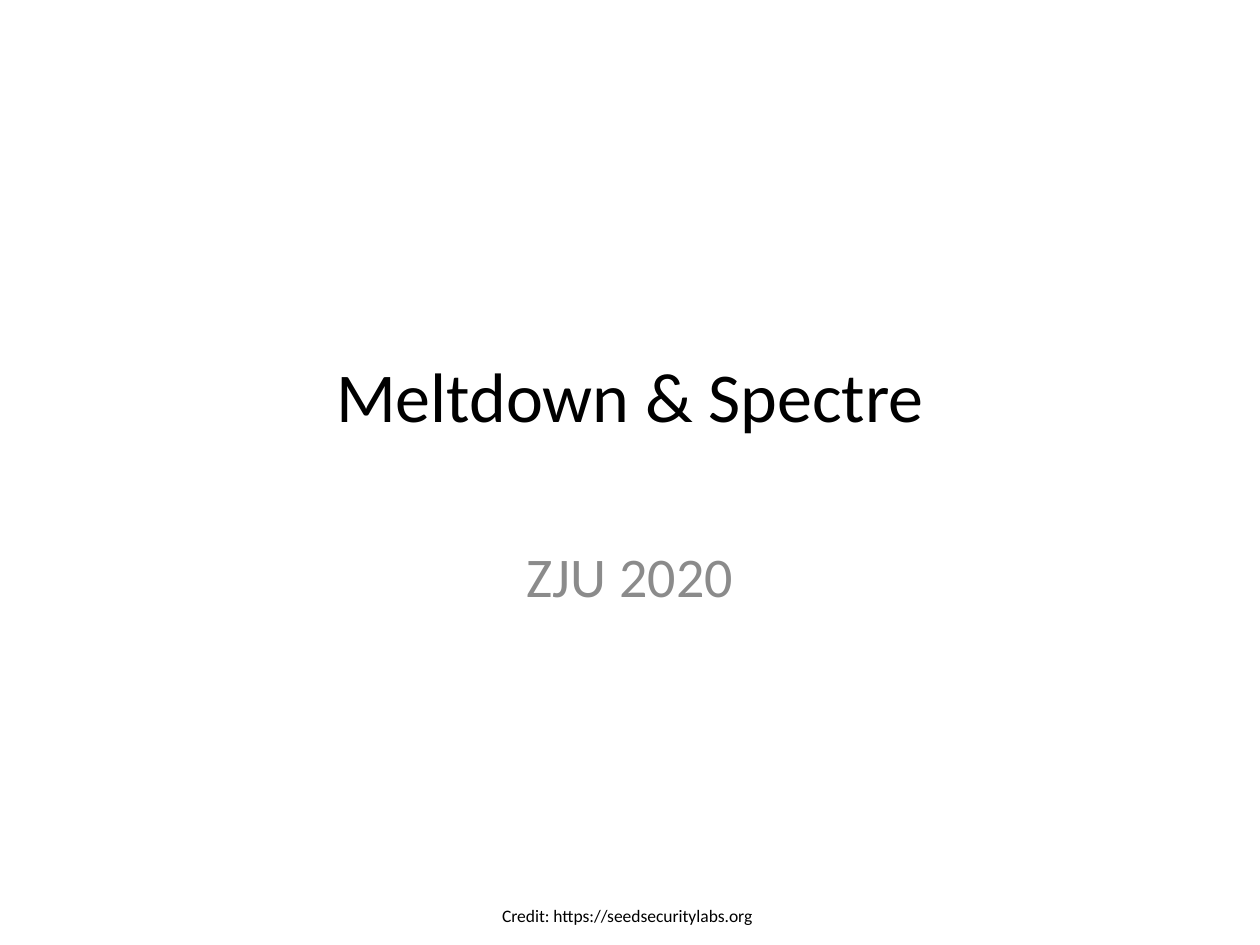
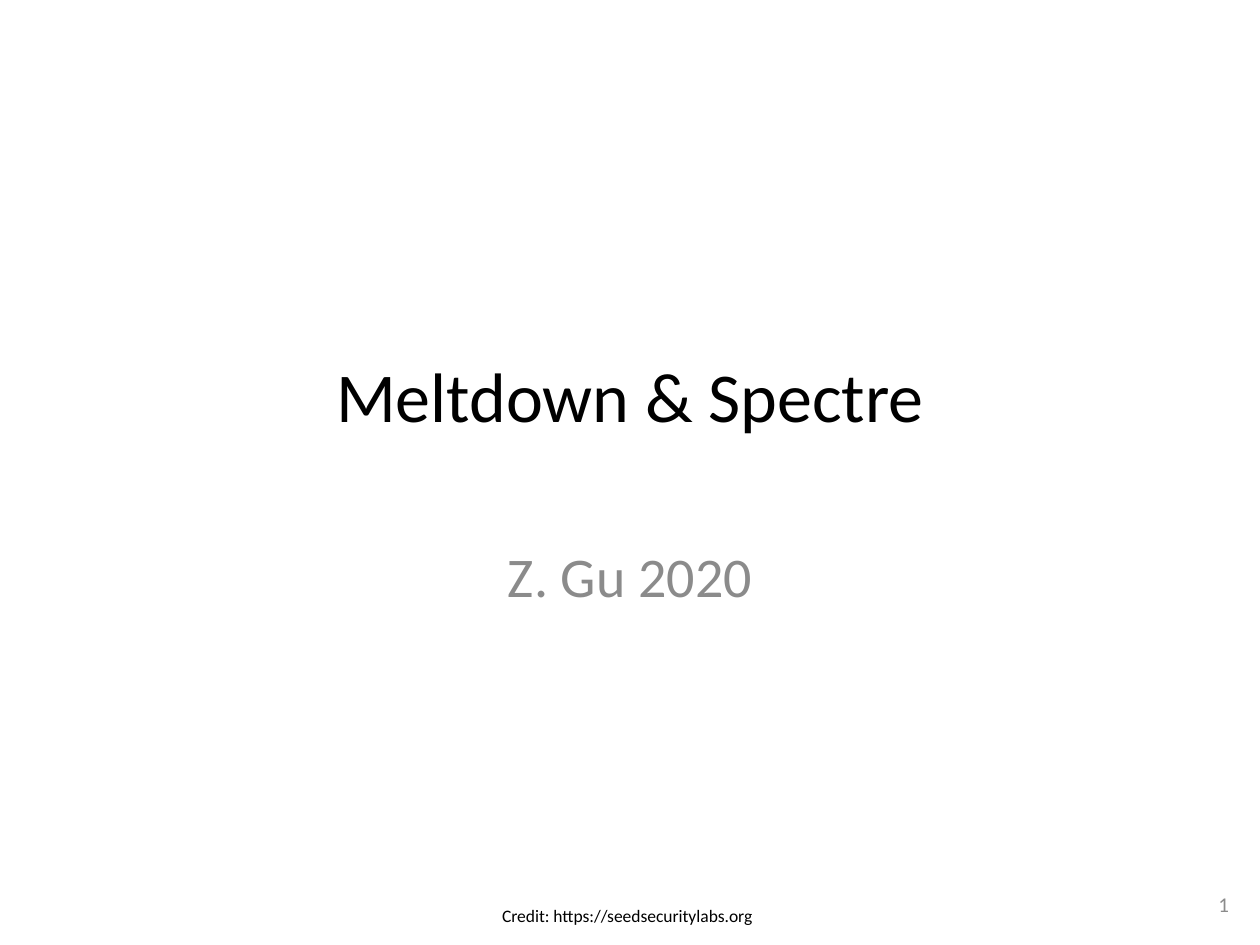
Before and after one commit to gulaoshi/gu.github.io, a slide deck: slide 1 of InfoSec/PPTs/Labs/Lab5-6-Meltdown&Spectre.pptx. Drawn at 1260x945 pixels with LibreOffice and Linux fonts; fonts in the diff are those of the drawing. Boxes give left, top, right and bottom in pixels: in the first picture for what was removed or moved away, otherwise in the second. Text is boxed around its words. In the diff, an @@ line names an element or a change of style, - is before the commit and + after.

```diff
--- a/InfoSec/PPTs/Labs/Lab5-6-Meltdown&Spectre.pptx
+++ b/InfoSec/PPTs/Labs/Lab5-6-Meltdown&Spectre.pptx
@@ subtitle at [508,561,752,598]: text changed @@
-ZJU 2020
+Z. Gu 2020
@@ page number added at [1218,898,1229,912], 12 pt, text #8C8C8C @@
+1
```
Also in this commit, not shown: 44 other slides changed, 1 slide removed.
